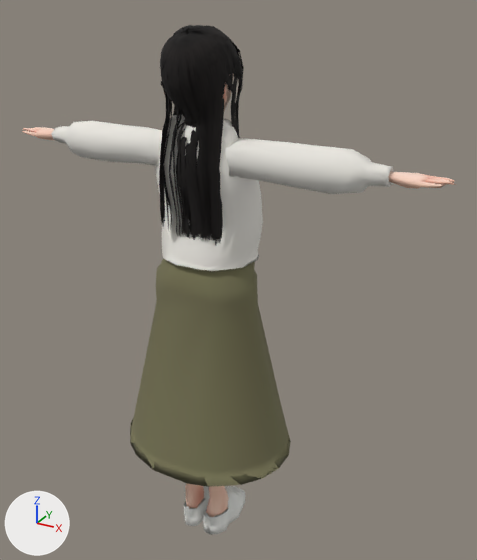
The glTF model assets/models/char/second_ai/lod/bl_npc_nf12.lod.glb as it was, and as the next commit left it.
Both versions are drawn from a 50 mm camera at (0.968, -1.552, 1.715) aimed at (0.054, 0.11, 0.884). The lights are fixed; the arrows at lower left show +X, +Y and +Z. The picture after the commit comes second. Vertices at exactly the same position are counted once.

Objects in the first picture: 'NPC_LOD'.
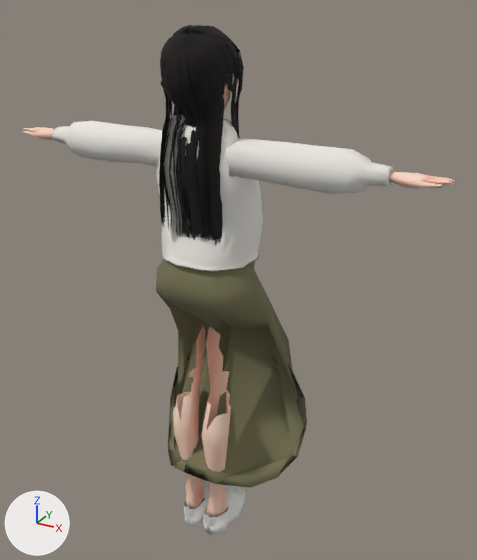
The newer file adds a shape key; the second version is drawn at full value of the shape key 'skirt_sit' of 'NPC_LOD', and the change is written as the vertex moves it makes.

Changed parts and their boxes [x1, y1, x2, y2] in the pictures (477 x 560 px; the box of a moved part takes in the faces that stretch with it):
part 1 of me_npc_lod, moved or reshaped: before [130, 272, 291, 487]; after [156, 275, 307, 488]

What the commit changed:
me_npc_lod is used by ob_npc_lod; location (0.0, 0.0, 0.0).
me_npc_lod had 4426 vertices, 6178 faces and spanned x -0.69..0.69, y -0.23..0.24, z 0.0..1.63.
me_npc_lod now has 4426 vertices, 6178 faces and spans x -0.69..0.69, y -0.13..0.32, z 0.0..1.63.
me_npc_lod part 1: 82 of 4426 vertices moved; they spanned x -0.28..0.28, y -0.23..0.24, z 0.34..0.9 and now span x -0.28..0.27, y -0.13..0.32, z 0.2..0.93; mean shift (0.0, 0.12, 0.01); largest move (-0.03, -0.23, 0.37) -> (-0.03, 0.25, 0.58).
